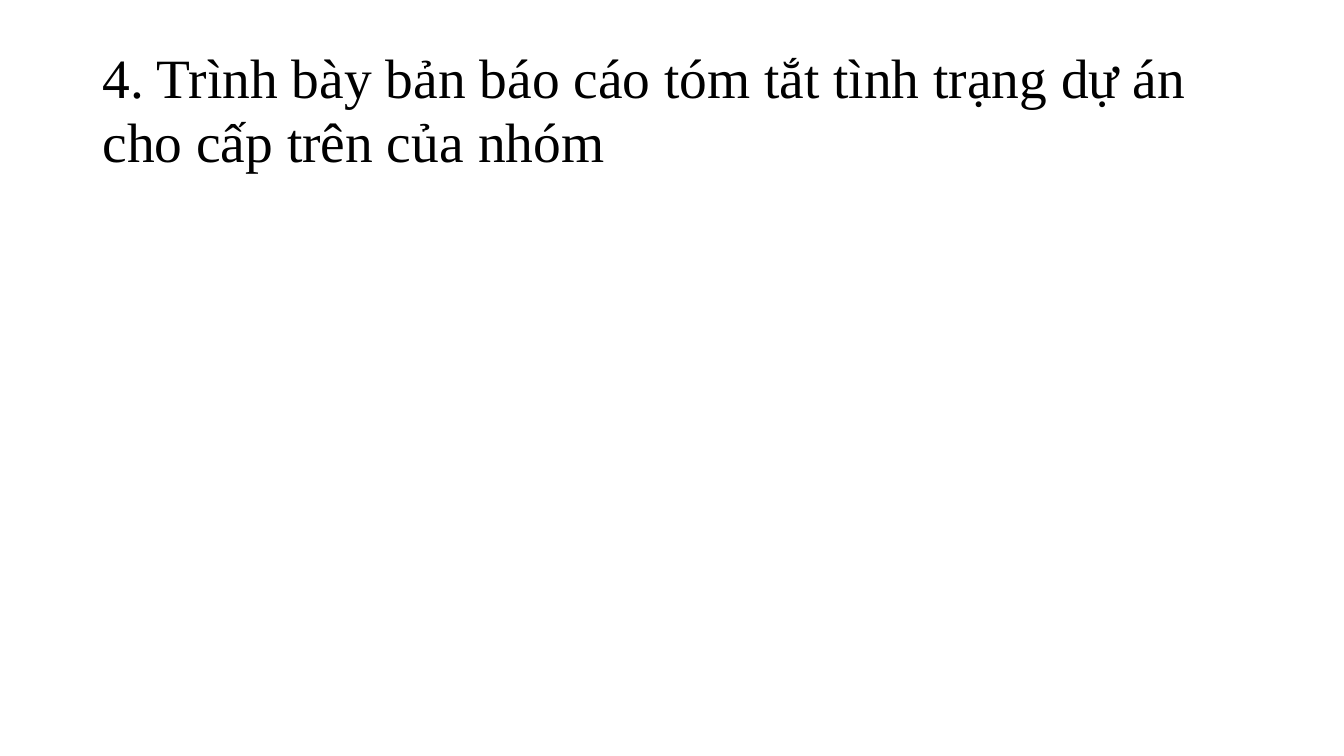
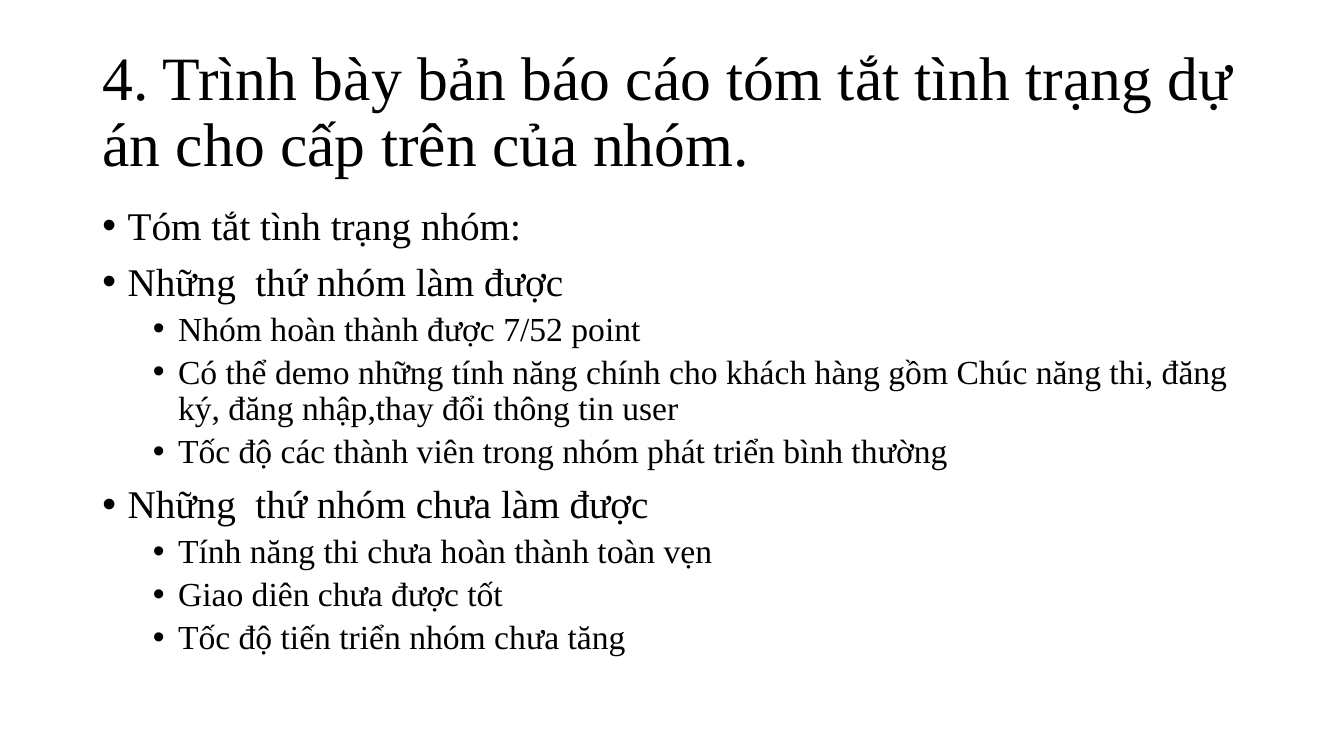
Before and after one commit to huynhquangminh/18HCB_QuanLyQuyTrinhPhanMem, a slide deck: slide 16 of Documents/Tuan5/Nhom_3_Tuan_5.pptx (slide 12 before the commit). Drawn at 1344x756 pixels with LibreOffice and Linux fonts; fonts in the diff are those of the drawing. Boxes give left, top, right and bottom in pixels: in the first picture for what was removed or moved away, otherwise in the second. Text is boxed around its words. In the diff, an @@ line names an element or a change of style, - is before the commit and + after.

Commit message:
Cập nhật thành viên và tạo DOD

```diff
--- a/Documents/Tuan5/Nhom_3_Tuan_5.pptx
+++ b/Documents/Tuan5/Nhom_3_Tuan_5.pptx
@@ title at (x1=102, y1=55, x2=1232, y2=178): text changed; size 39.6 to 44 pt @@
-4. Trình bày bản báo cáo tóm tắt tình trạng dự án cho cấp trên của nhóm
+4. Trình bày bản báo cáo tóm tắt tình trạng dự án cho cấp trên của nhóm.
@@ text added at (x1=128, y1=211, x2=1227, y2=656), 24 pt, text #000000 @@
+• Tóm tắt tình trạng nhóm:
+• Những thứ nhóm làm được
+  • Nhóm hoàn thành được 7/52 point
+  • Có thể demo những tính năng chính cho khách hàng gồm Chúc năng thi, đăng ký, đăng nhập,thay đổi thông tin user
+  • Tốc độ các thành viên trong nhóm phát triển bình thường
+• Những thứ nhóm chưa làm được
+  • Tính năng thi chưa hoàn thành toàn vẹn
+  • Giao diên chưa được tốt
+  • Tốc độ tiến triển nhóm chưa tăng
```
Also in this commit, not shown: 4 other slides changed, 5 slides added, 1 slide removed, 4 other files.
